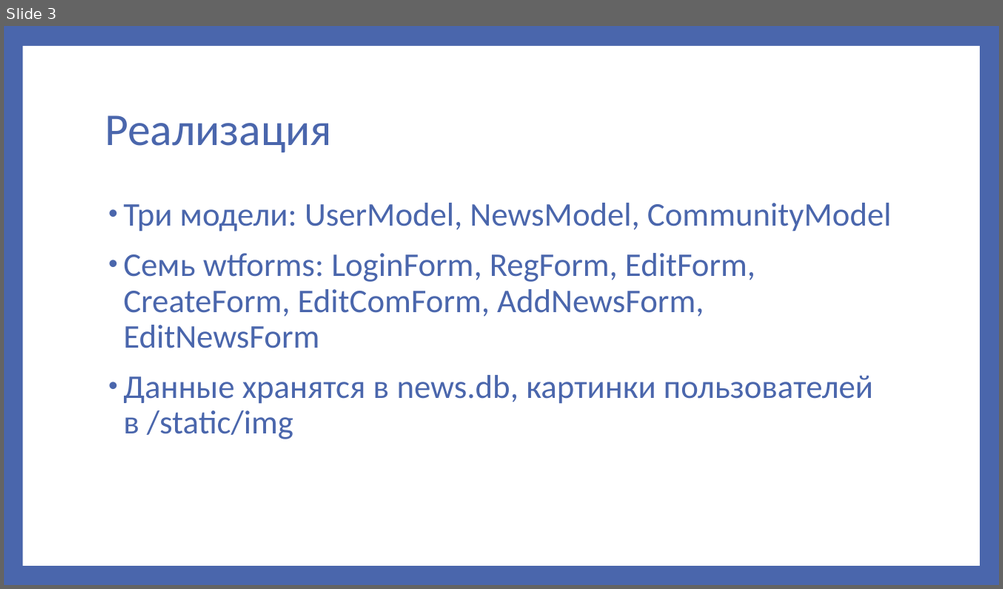
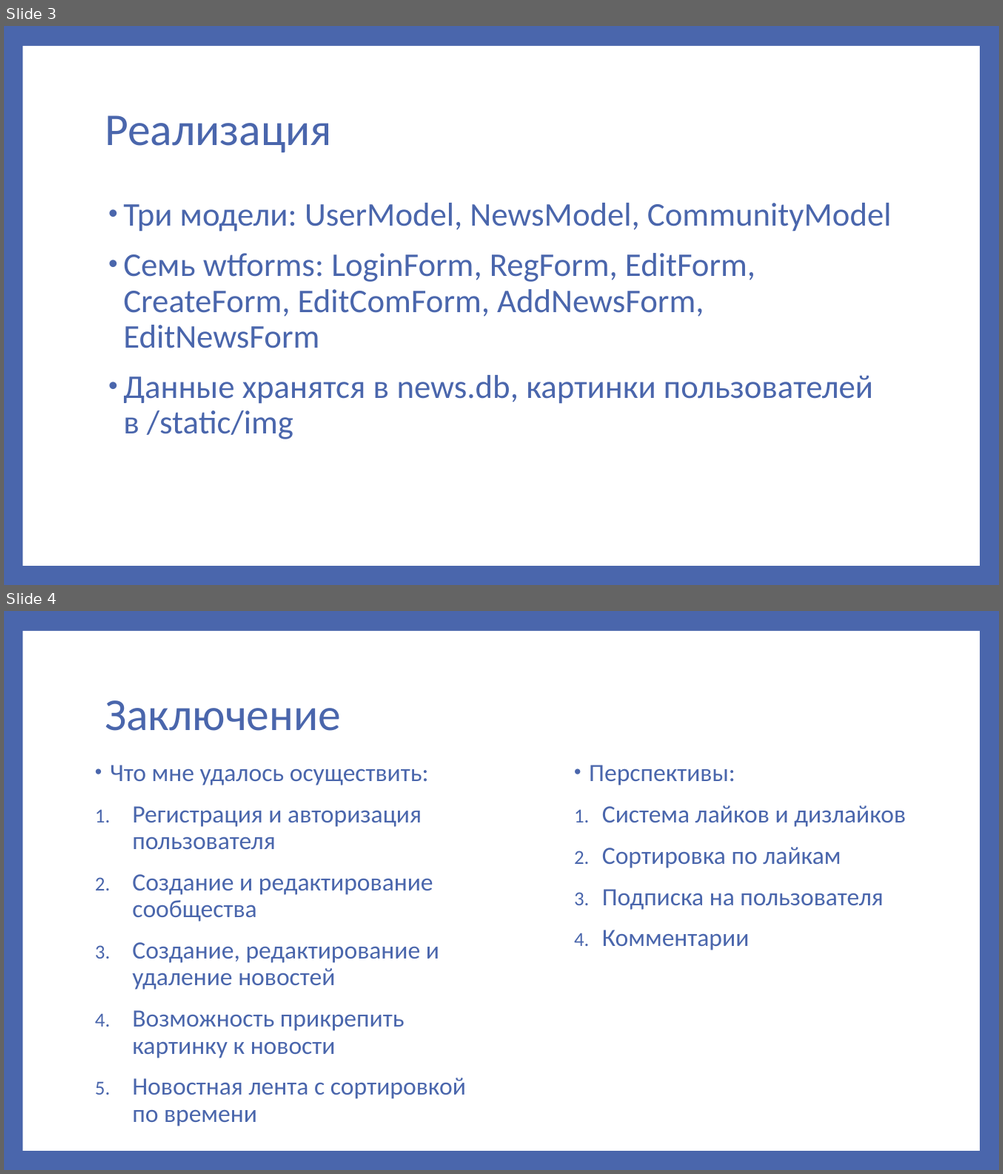
Before and after one commit to GermanovaPolina/web, a slide deck: Pollit.pptx. Shown one above the other, each under a label of ours: slide 3 before the commit, slides 3 and 4 after it. The pictures are 1003x589 and 1003x1174 pixels, drawn with LibreOffice and Linux fonts; fonts in the diff are those of the drawing. Boxes give left, top, right and bottom in pixels: in the first picture for what was removed or moved away, otherwise in the second. Text is boxed around its words. In the diff, an @@ line names an element or a change of style, - is before the commit and + after.

```diff
--- a/Pollit.pptx
+++ b/Pollit.pptx
@@ slide 4 added at bbox=[4, 611, 999, 1170], background #4A66AC; not listed: 1 template element that a slide beside it also shows @@
@@ title added at bbox=[105, 701, 341, 731], 44 pt, text #4A66AC @@
+Заключение
@@ text added at bbox=[110, 765, 466, 1099], 24 pt, text #4A66AC @@
+• Что мне удалось осуществить:
+1. Регистрация и авторизация пользователя
+2. Создание и редактирование сообщества
+3. Создание, редактирование и удаление новостей
+4. Возможность прикрепить картинку к новости
+5. Новостная лента с сортировкой по времени
@@ text added at bbox=[589, 765, 905, 951], 24 pt, text #4A66AC @@
+• Перспективы:
+1. Система лайков и дизлайков
+2. Сортировка по лайкам
+3. Подписка на пользователя
+4. Комментарии
```
Also in this commit, not shown: 1 slide changed, 1 slide removed, 1 other file.
